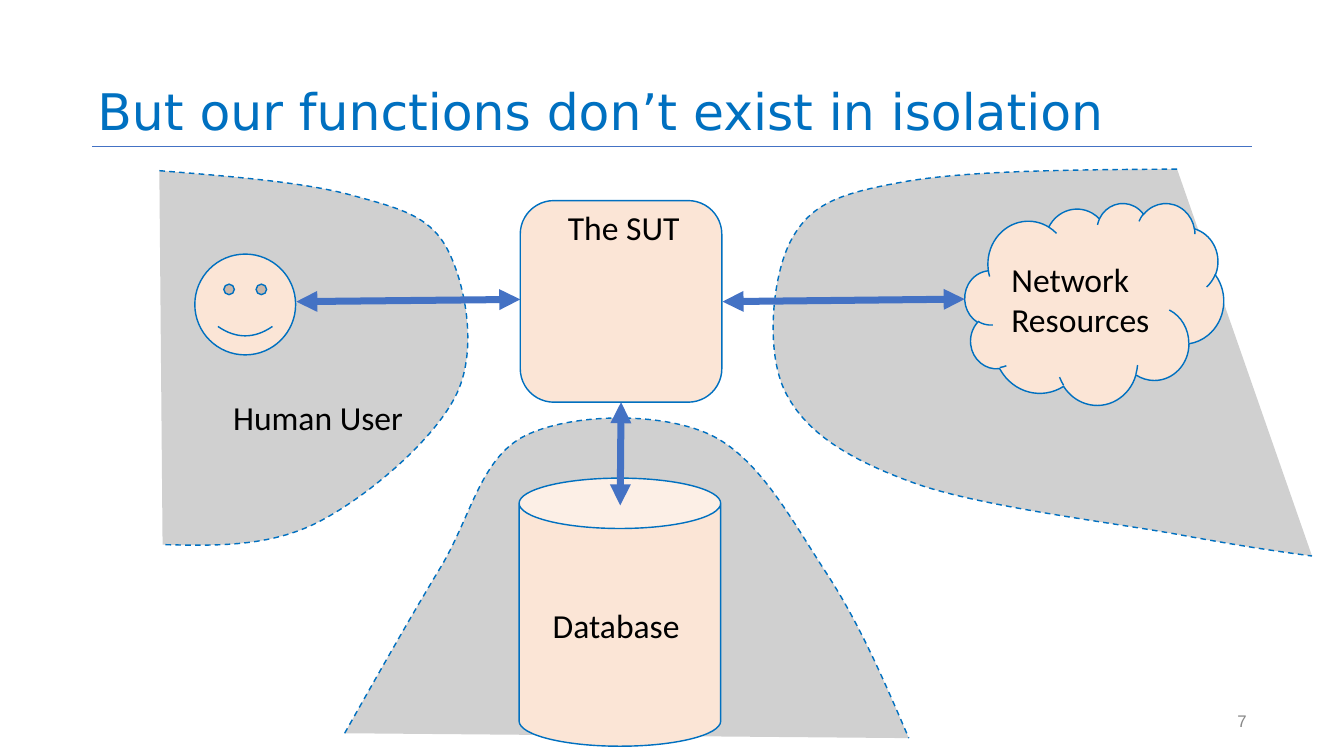
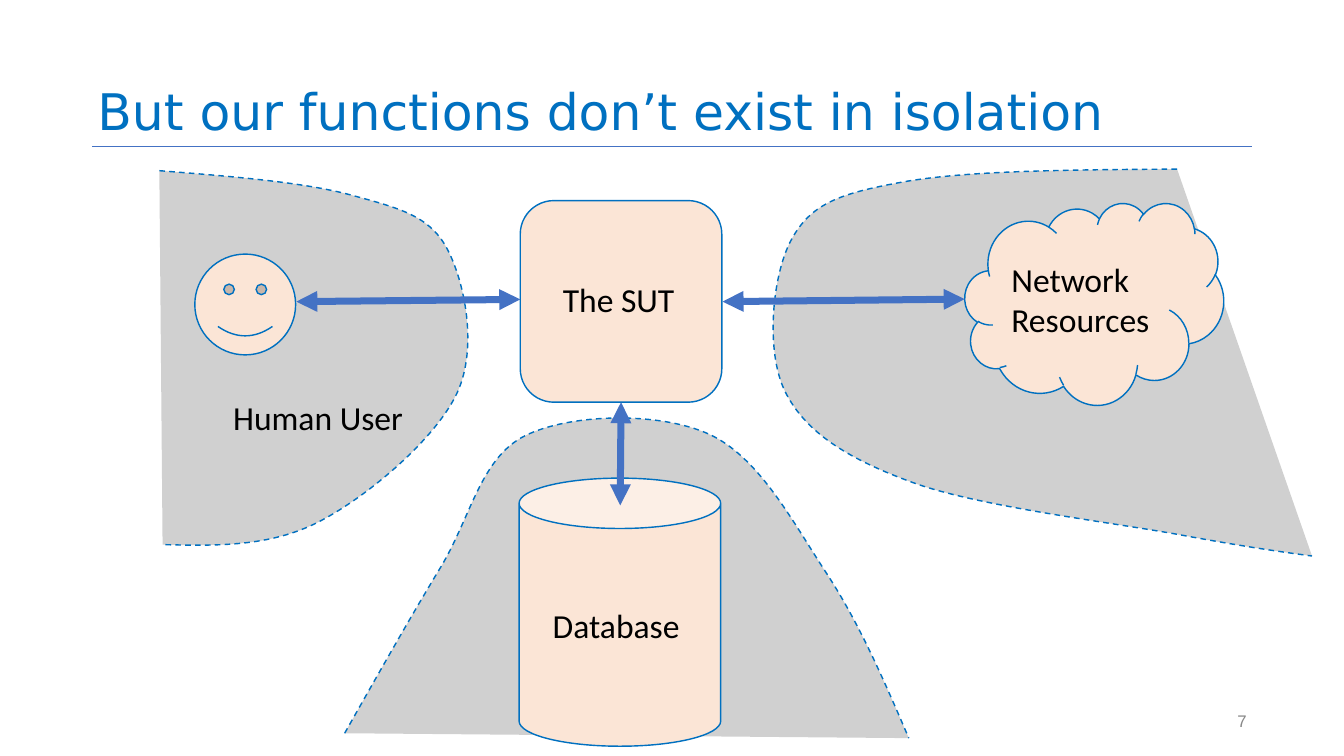
Before and after one commit to neu-se/CS4530-Fall-2026, a slide deck: slide 7 of Slides/Module 10 Testing Larger Things.pptx. Drawn at 1344x756 pixels with LibreOffice and Linux fonts; fonts in the diff are those of the drawing; grey boxes stand for pictures. Boxes give left, top, right and bottom in pixels: in the first picture for what was removed or moved away, otherwise in the second. Text is boxed around its words. In the diff, an @@ line names an element or a change of style, - is before the commit and + after.

```diff
--- a/Slides/Module 10 Testing Larger Things.pptx
+++ b/Slides/Module 10 Testing Larger Things.pptx
@@ text "The SUT": place and size @@
-text "The SUT" at bbox=[568, 216, 679, 241]
+text "The SUT" at bbox=[563, 288, 674, 313]
```
Also in this commit, not shown: 1 other slide changed, 1 other file.
